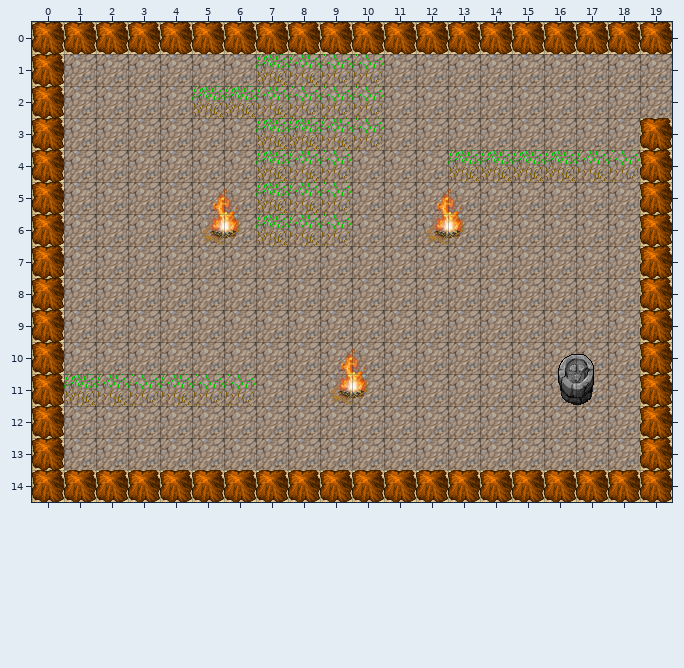
Tiled map -- data/places/1.tmx. That is the earlier state.
Cells are 32x32 px. Shown: x 0..19, y 0..14.
Once edited:
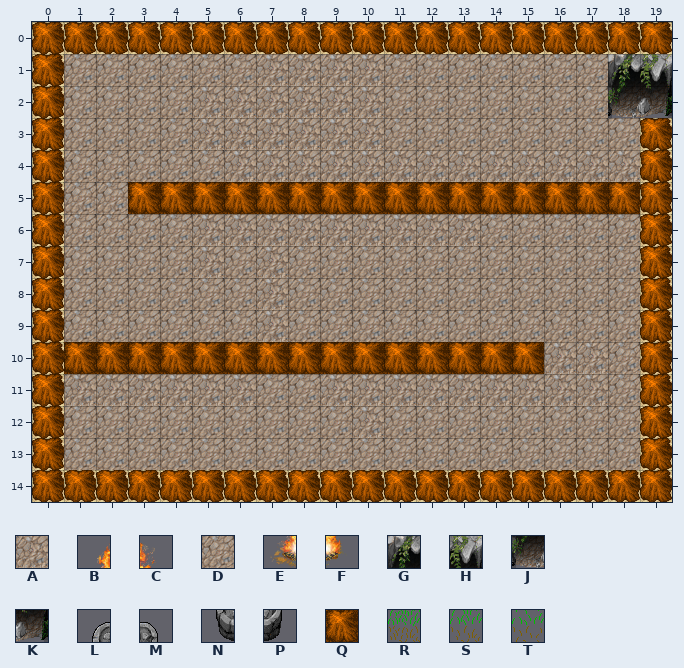
Key: from "mountain_landscape": A 51, B 116, C 117, D 130, E 132, F 133, G 190, H 191, J 206, K 207, L 238, M 239, N 254, P 255; from "terrain": Q 174, R 642, S 643, T 644.
_ is an empty cell.
Diff:
{"where": "layer \"Tile Layer 1\""}
{"y":1,"x":18,"old":"DD","new":"GH"}
{"y":2,"x":18,"old":"DD","new":"JK"}
{"where": "layer \"Tile Layer 2\""}
{"y":1,"x":7,"old":"RSTT","new":"AAAA"}
{"y":2,"x":5,"old":"RRSTTT","new":"AAAAAA"}
{"y":3,"x":5,"old":"__RRST","new":"AAAAAA"}
{"y":4,"x":6,"old":"_RST___RRRRST","new":"AAAAAAAAAAAAA"}
{"y":5,"x":3,"old":"__BCRST__BC_____","new":"QQQQQQQQQQQQQQQQ"}
{"y":6,"x":5,"old":"EFRST__EF","new":"AAAAAAAAA"}
{"y":7,"x":5,"old":"_","new":"A"}
{"y":7,"x":7,"old":"_","new":"A"}
{"y":8,"x":7,"old":"_","new":"A"}
{"y":9,"x":7,"old":"_","new":"A"}
{"y":10,"x":1,"old":"________BC_____LM","new":"QQQQQQQQQQQQQQQAA"}
{"y":11,"x":1,"old":"RSTSTT","new":"AAAAAA"}
{"y":11,"x":9,"old":"EF_____NP","new":"AAAAAAAAA"}
{"y":12,"x":10,"old":"_","new":"A"}
{"label":"changed","picture_box":[64,54,672,438]}
